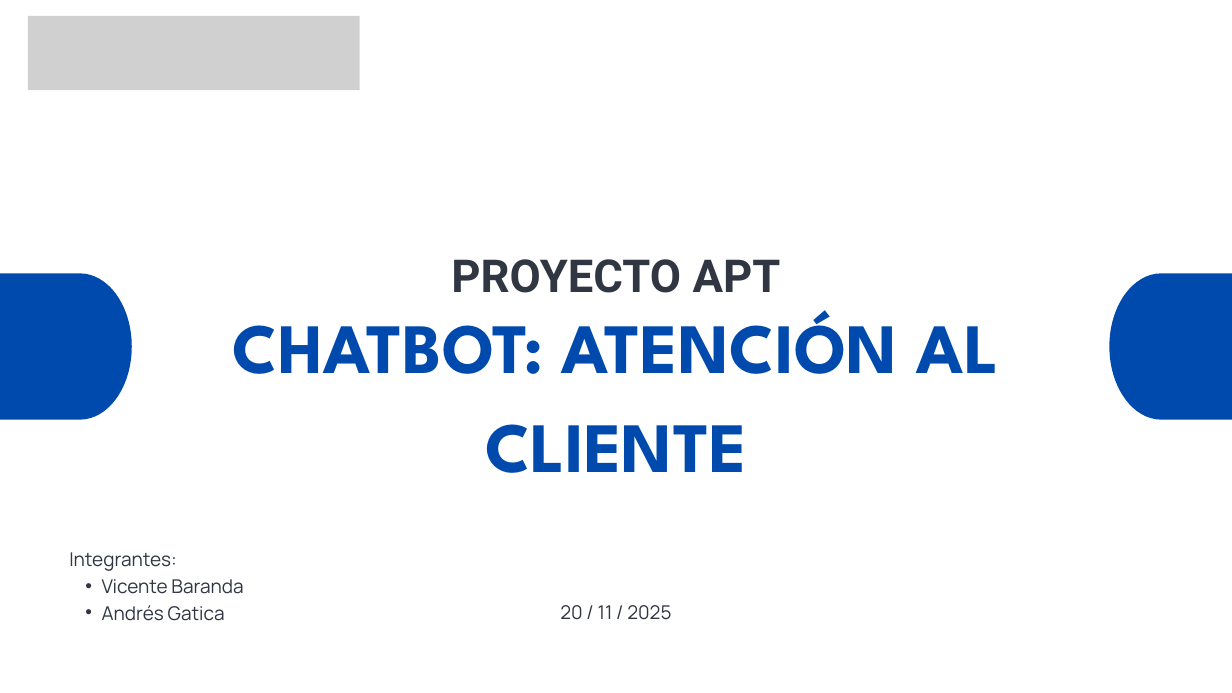
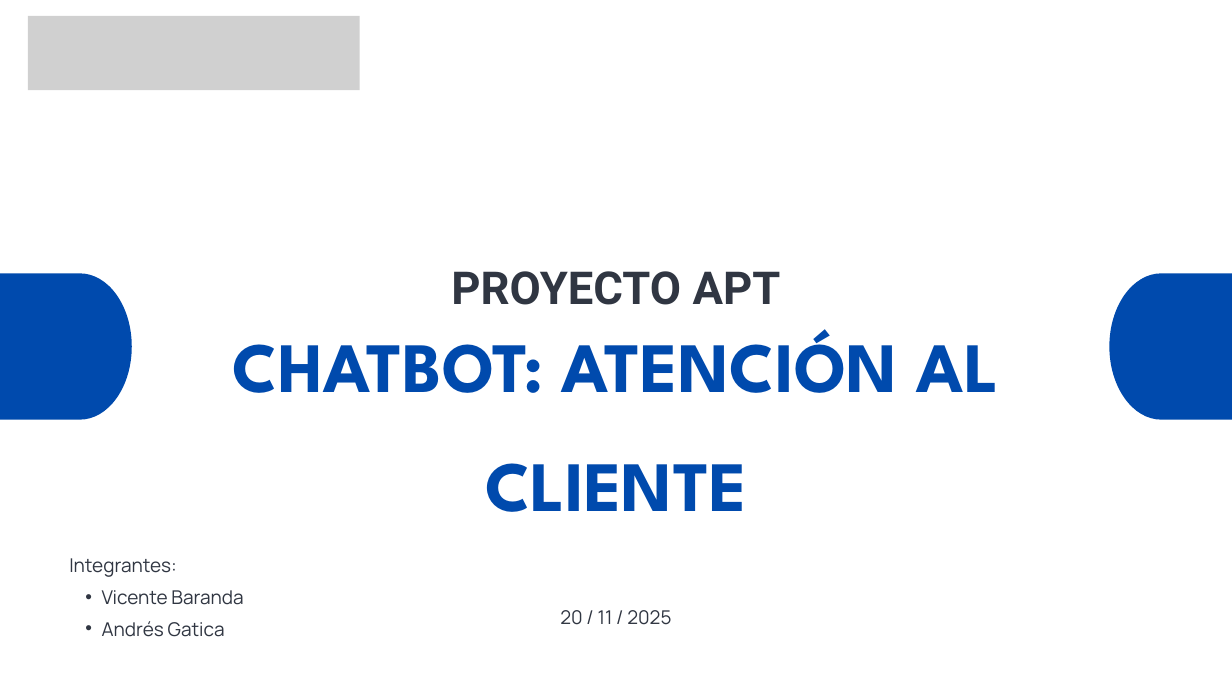
Before and after one commit to DuocZorx/Proyecto-Capstone, a slide deck: slide 1 of Fase 2/Evidencias Proyecto/Proyecto APT.pptx. Drawn at 1232x693 pixels with LibreOffice and Linux fonts; fonts in the diff are those of the drawing; grey boxes stand for pictures; background and template pictures are left out. Boxes give left, top, right and bottom in pixels: in the first picture for what was removed or moved away, otherwise in the second. Text is boxed around its words. In the diff, an @@ line names an element or a change of style, - is before the commit and + after.

```diff
--- a/Fase 2/Evidencias Proyecto/Proyecto APT.pptx
+++ b/Fase 2/Evidencias Proyecto/Proyecto APT.pptx
@@ text "PROYECTO APT" at (451, 271, 781, 305): line spacing 74.2pt to 1.4 @@
@@ text "CHATBOT: ATENCIÓN AL CLIENTE" at (233, 329, 998, 512): line spacing 115.7pt to 1.4 @@
@@ text "Integrantes:" at (69, 558, 243, 637): line spacing 31.1pt to 1.4 @@
@@ text "20 / 11 / 2025" at (560, 610, 671, 625): line spacing 31.1pt to 1.4 @@
```
Also in this commit, not shown: 11 other slides changed.
